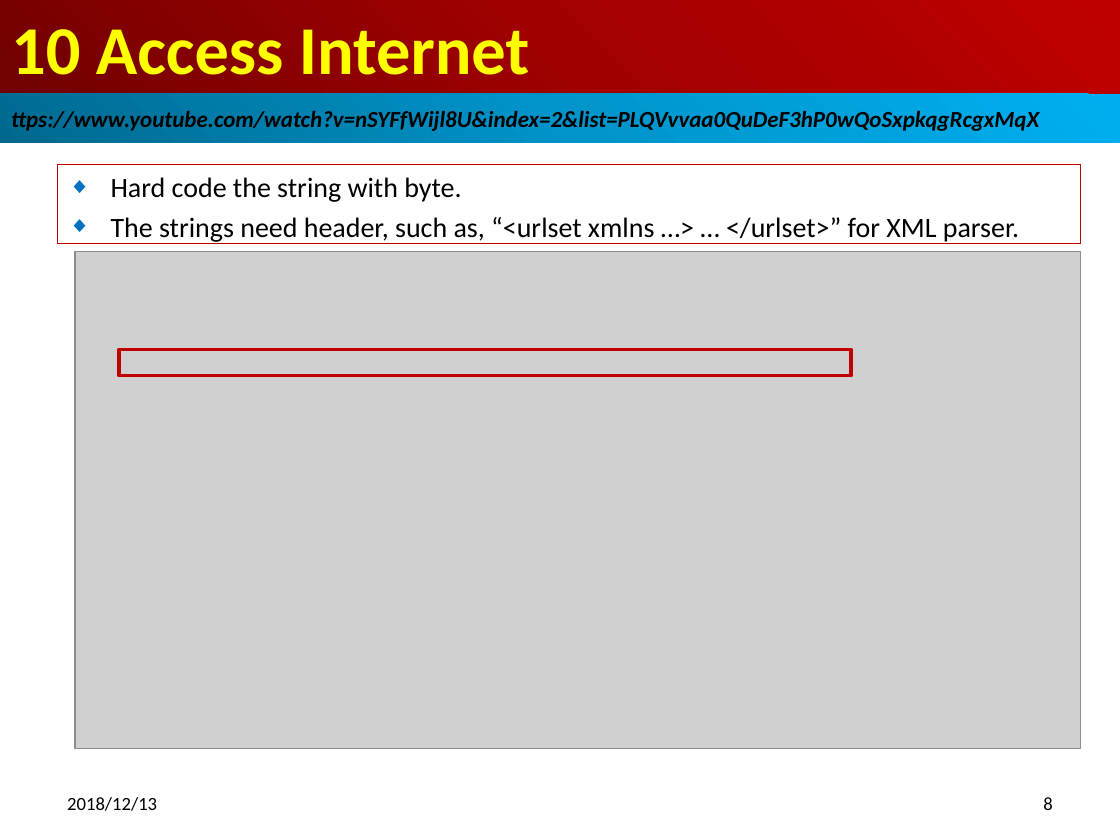
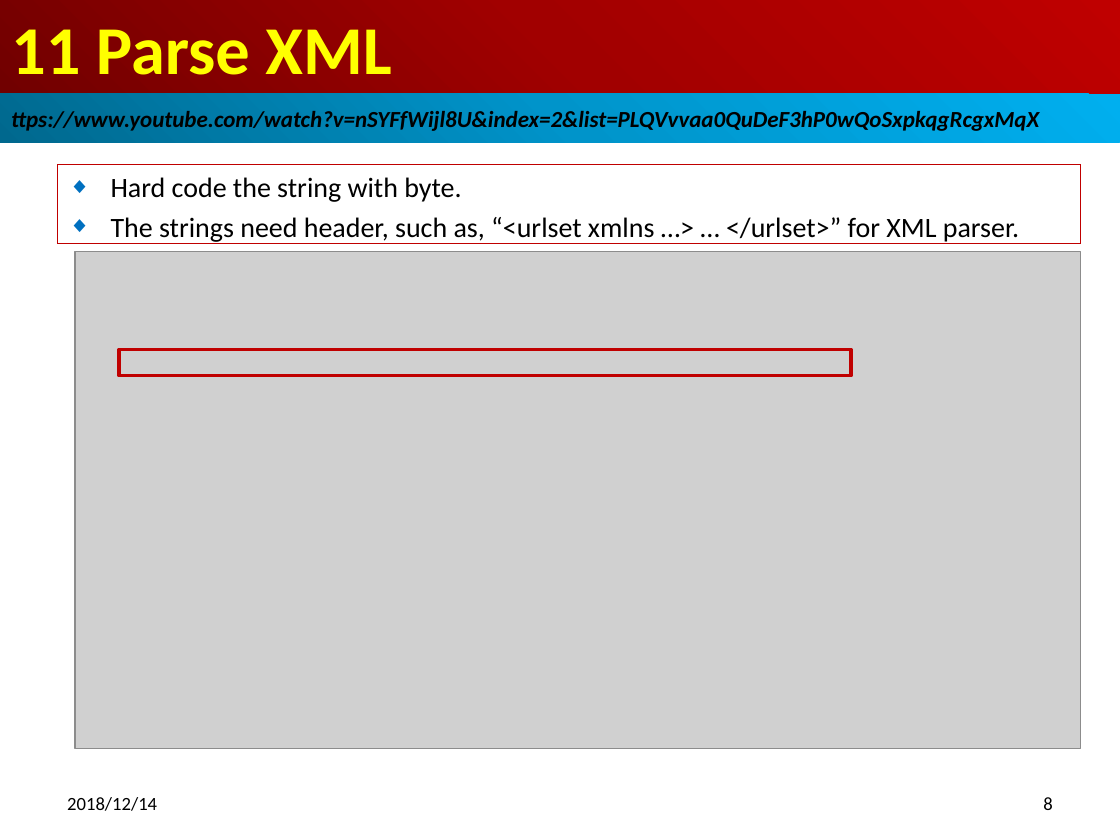
Before and after one commit to peterhchen/100-golang-example, a slide deck: slide 8 of 15_Ch11_ParseXML.pptx. Drawn at 1120x840 pixels with LibreOffice and Linux fonts; fonts in the diff are those of the drawing; grey boxes stand for pictures. Boxes give left, top, right and bottom in pixels: in the first picture for what was removed or moved away, otherwise in the second. Text is boxed around its words. In the diff, an @@ line names an element or a change of style, - is before the commit and + after.

Commit message:
Loop for XML parser

```diff
--- a/15_Ch11_ParseXML.pptx
+++ b/15_Ch11_ParseXML.pptx
@@ title at <box>11,29,391,75</box>: text changed @@
-10 Access Internet
+11 Parse XML
@@ text at <box>67,797,157,811</box>: text changed @@
-2018/12/13
+2018/12/14
```
Also in this commit, not shown: 9 other slides changed, 3 other files.
